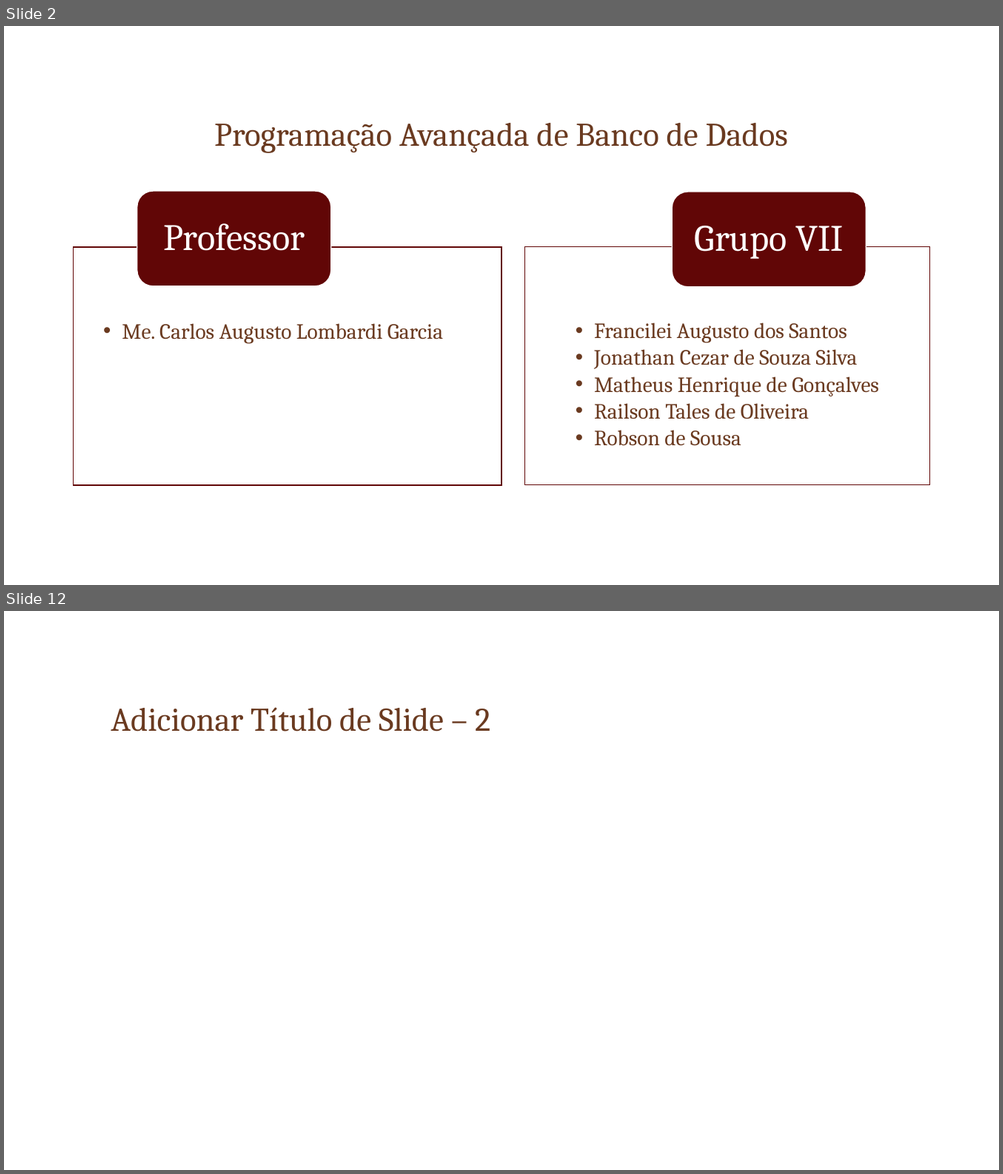
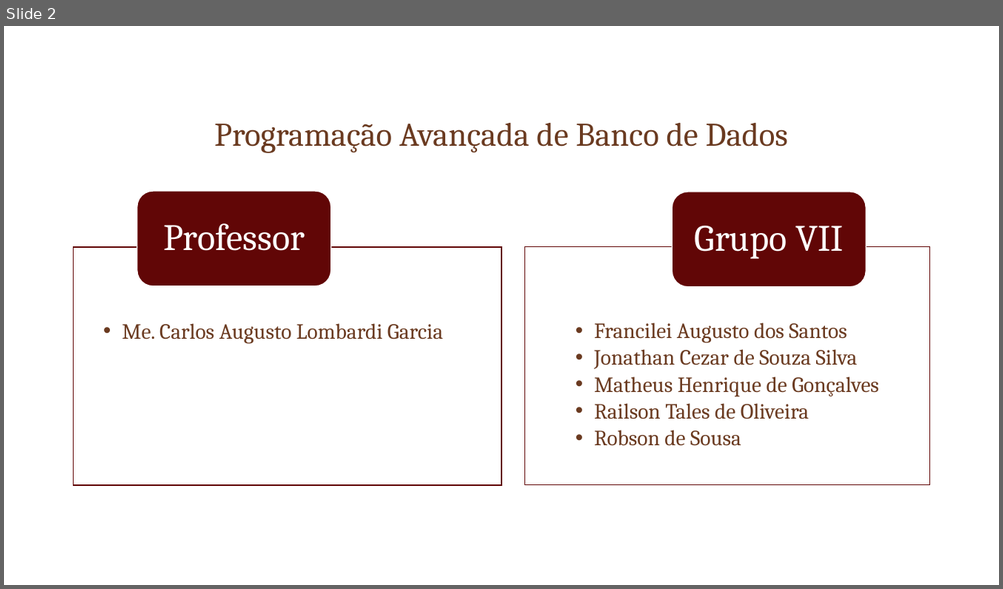
Before and after one commit to robsoncartes/group-vii-triggers, a slide deck: SlideApresentacao/TRIGGERS.pptx. Shown one above the other, each under a label of ours: slides 2 and 12 before the commit, slide 2 after it; the slides between them are not shown. The pictures are 1003x1174 and 1003x589 pixels, drawn with LibreOffice and Linux fonts; fonts in the diff are those of the drawing; background and template pictures are left out. Boxes give left, top, right and bottom in pixels: in the first picture for what was removed or moved away, otherwise in the second. Text is boxed around its words. In the diff, an @@ line names an element or a change of style, - is before the commit and + after.

```diff
--- a/SlideApresentacao/TRIGGERS.pptx
+++ b/SlideApresentacao/TRIGGERS.pptx
@@ slide 12 removed at (4, 611, 999, 1170), background picture (left out) @@
@@ title removed at (111, 707, 490, 732) @@
-Adicionar Título de Slide – 2
```
Also in this commit, not shown: 2 slides changed, 7 slides added, 11 other slides removed, 5 other files.
